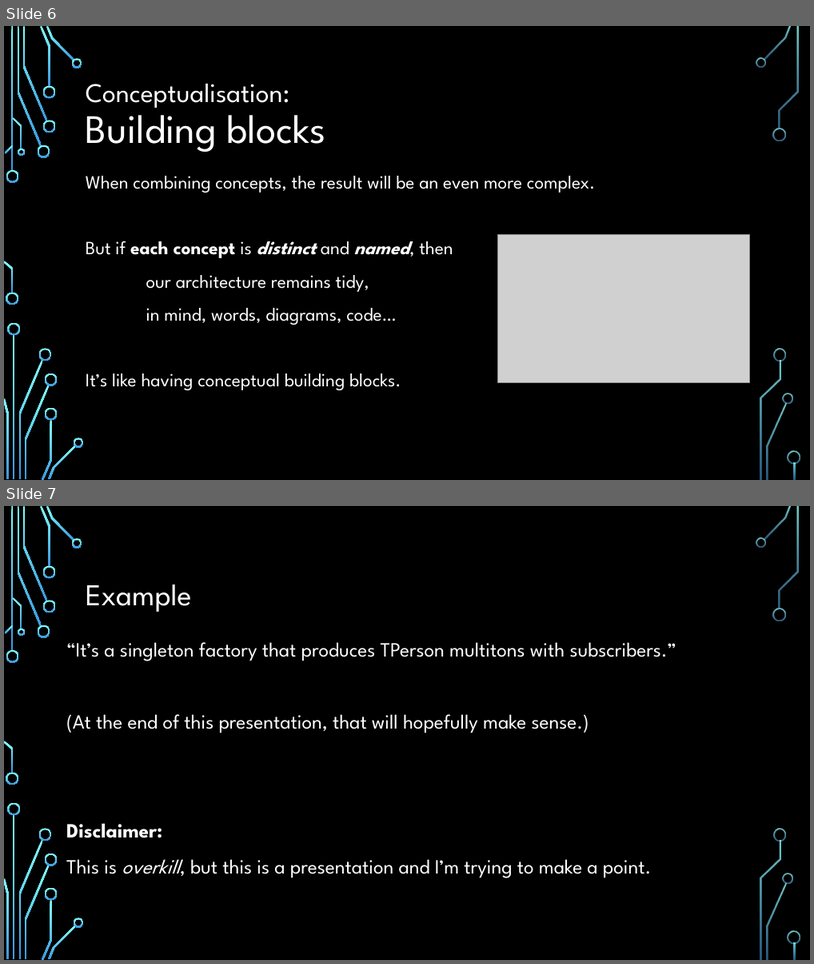
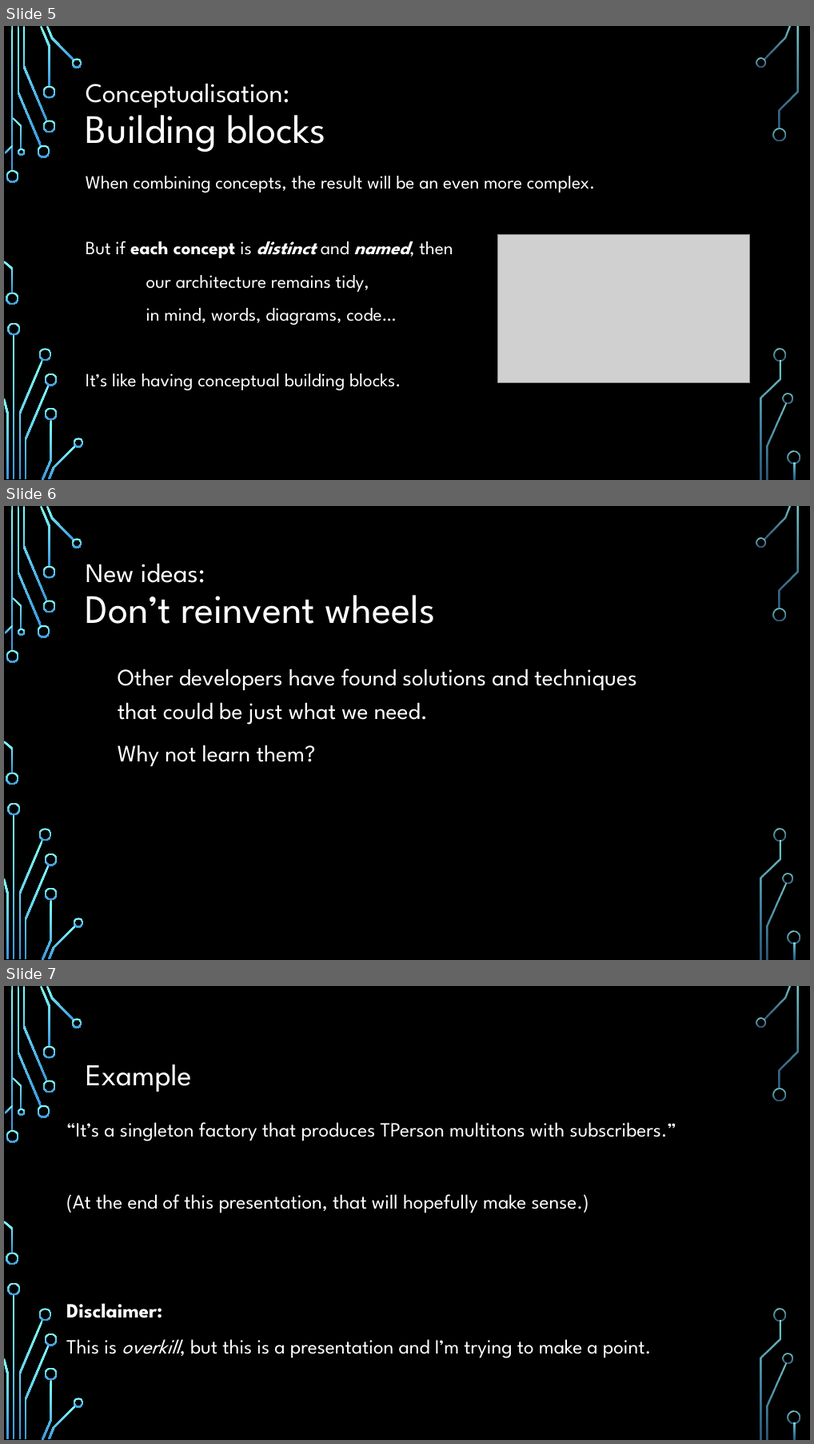
Before and after one commit to ADUG-Perth/Symposium-2021, a slide deck: Doc/Software patterns in Delphi.pptx. Shown one above the other, each under a label of ours: slides 6 and 7 before the commit, slides 5, 6 and 7 after it. The pictures are 814x964 and 814x1444 pixels, drawn with LibreOffice and Linux fonts; fonts in the diff are those of the drawing; grey boxes stand for pictures; background and template pictures are left out. Boxes give left, top, right and bottom in pixels: in the first picture for what was removed or moved away, otherwise in the second. Text is boxed around its words. In the diff, an @@ line names an element or a change of style, - is before the commit and + after.

```diff
--- a/Doc/Software patterns in Delphi.pptx
+++ b/Doc/Software patterns in Delphi.pptx
@@ slide 6 added at (x1=4, y1=506, x2=810, y2=960), background picture (left out); not listed: 36 template elements that a slide beside it also shows @@
@@ title added at (x1=86, y1=564, x2=435, y2=624), 48 pt, text #FFFFFF @@
+New ideas:
+Don’t reinvent wheels
@@ text added at (x1=118, y1=668, x2=637, y2=766), 28 pt, text #FFFFFF @@
+Other developers have found solutions and techniques that could be just what we need.
+Why not learn them?
@@ what was slide 6 is now slide 5 @@
```
Also in this commit, not shown: 7 slides changed, 2 other slides added, 2 slides removed, 4 other files.
